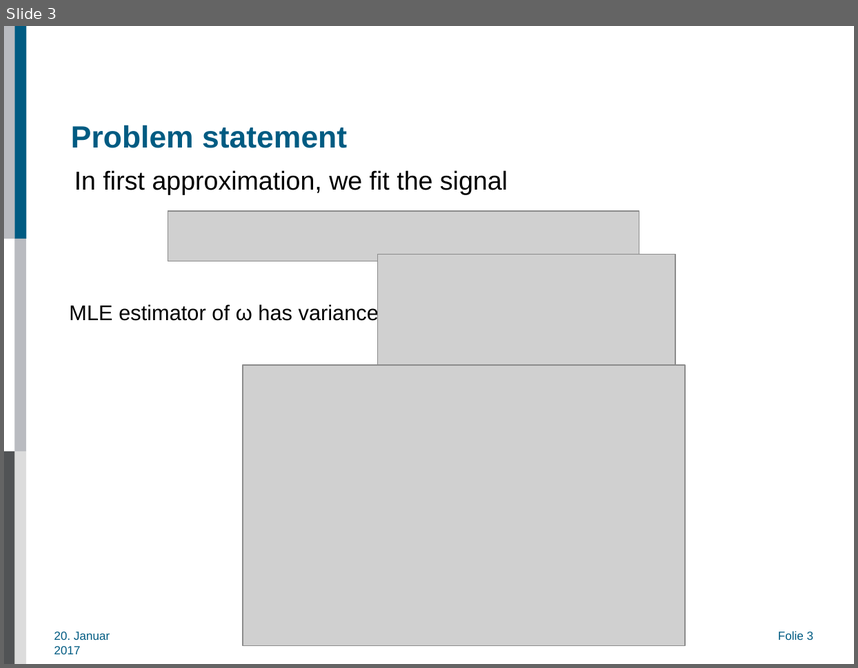
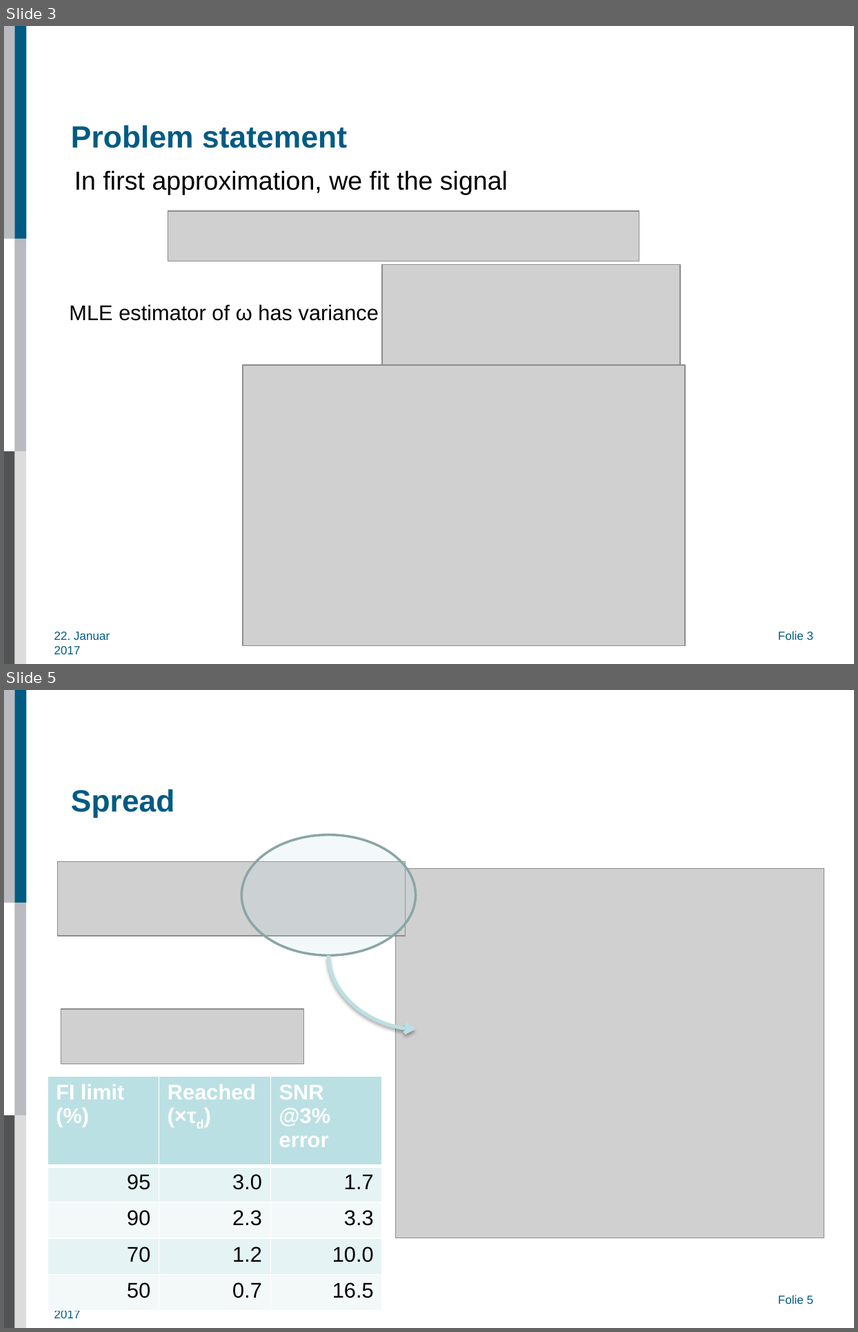
Before and after one commit to AlexAksentyev/EDM, a slide deck: MEPhI/TradAccConf17_Presentation.pptx. Shown one above the other, each under a label of ours: slide 3 before the commit, slides 3 and 5 after it; the slides between them are not shown. The pictures are 858x668 and 858x1332 pixels, drawn with LibreOffice and Linux fonts; fonts in the diff are those of the drawing; grey boxes stand for pictures; background and template pictures are left out. Boxes give left, top, right and bottom in pixels: in the first picture for what was removed or moved away, otherwise in the second. Text is boxed around its words. In the diff, an @@ line names an element or a change of style, - is before the commit and + after.

Commit message:
Presentation; spread info, stat table

```diff
--- a/MEPhI/TradAccConf17_Presentation.pptx
+++ b/MEPhI/TradAccConf17_Presentation.pptx
@@ slide 5 added at (x1=4, y1=690, x2=854, y2=1328), background #FFFFFF; not listed: 7 template elements that a slide beside it also shows @@
@@ title added at (x1=71, y1=789, x2=175, y2=818), 26 pt, text #005B82, bold @@
+Spread
@@ ellipse added at (x1=242, y1=834, x2=417, y2=955), fill #BBE0E3 at 17% opacity, outline #8AA6A8 2 pt @@
@@ picture added at (x1=58, y1=862, x2=406, y2=936) @@
@@ picture added at (x1=396, y1=869, x2=824, y2=1237) @@
@@ curved arrow added from (329, 955) to (415, 1029), #BBE0E3 3 pt @@
@@ picture added at (x1=61, y1=1009, x2=304, y2=1063) @@
@@ table added at (x1=47, y1=1076, x2=381, y2=1310), 5 rows, 3 columns @@
+FI limit (%) | Reached (×τd) | SNR @3% error
+95 | 3.0 | 1.7
+90 | 2.3 | 3.3
+70 | 1.2 | 10.0
+50 | 0.7 | 16.5
@@ slide 3 changed as well @@
@@ picture moved from (x1=377, y1=254, x2=675, y2=370) to (x1=382, y1=265, x2=681, y2=381) @@
@@ text at (x1=54, y1=631, x2=110, y2=654): text changed @@
-20. Januar 2017
+22. Januar 2017
```
Also in this commit, not shown: 4 other slides changed, 1 slide removed, 9 other files.
